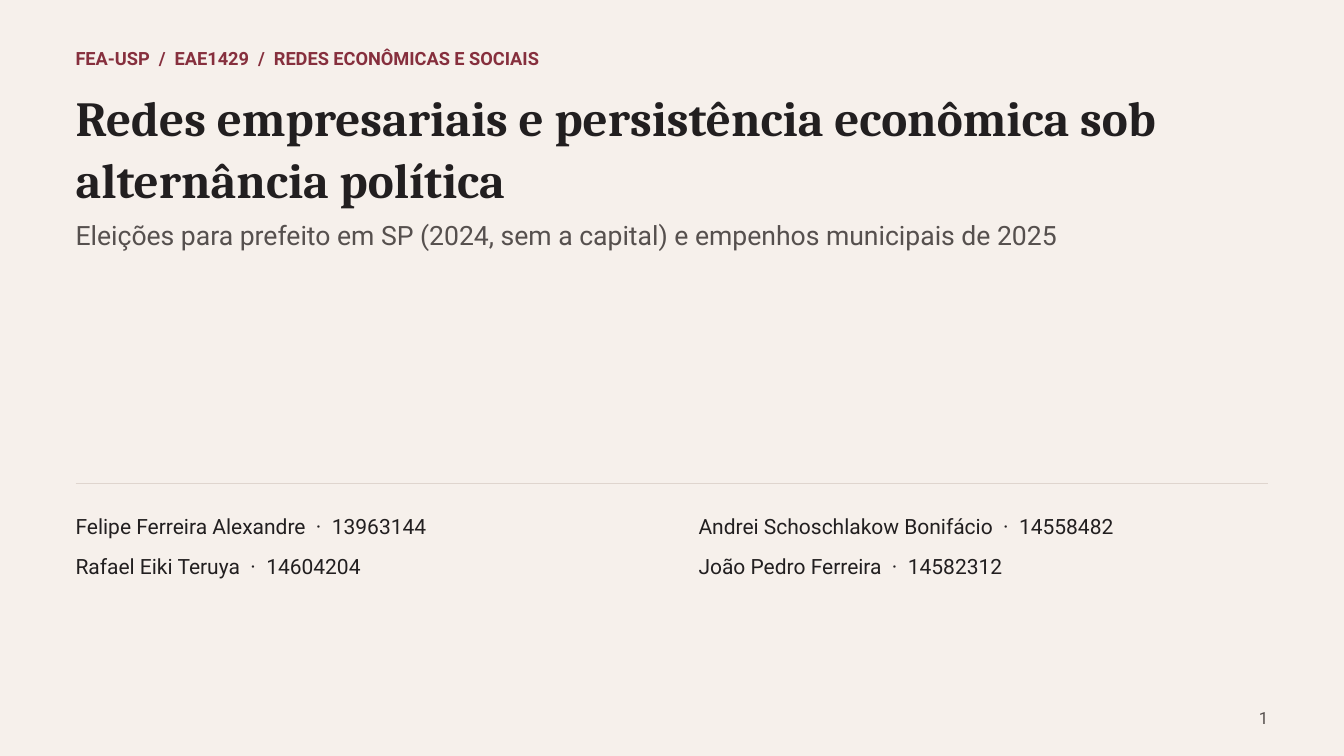
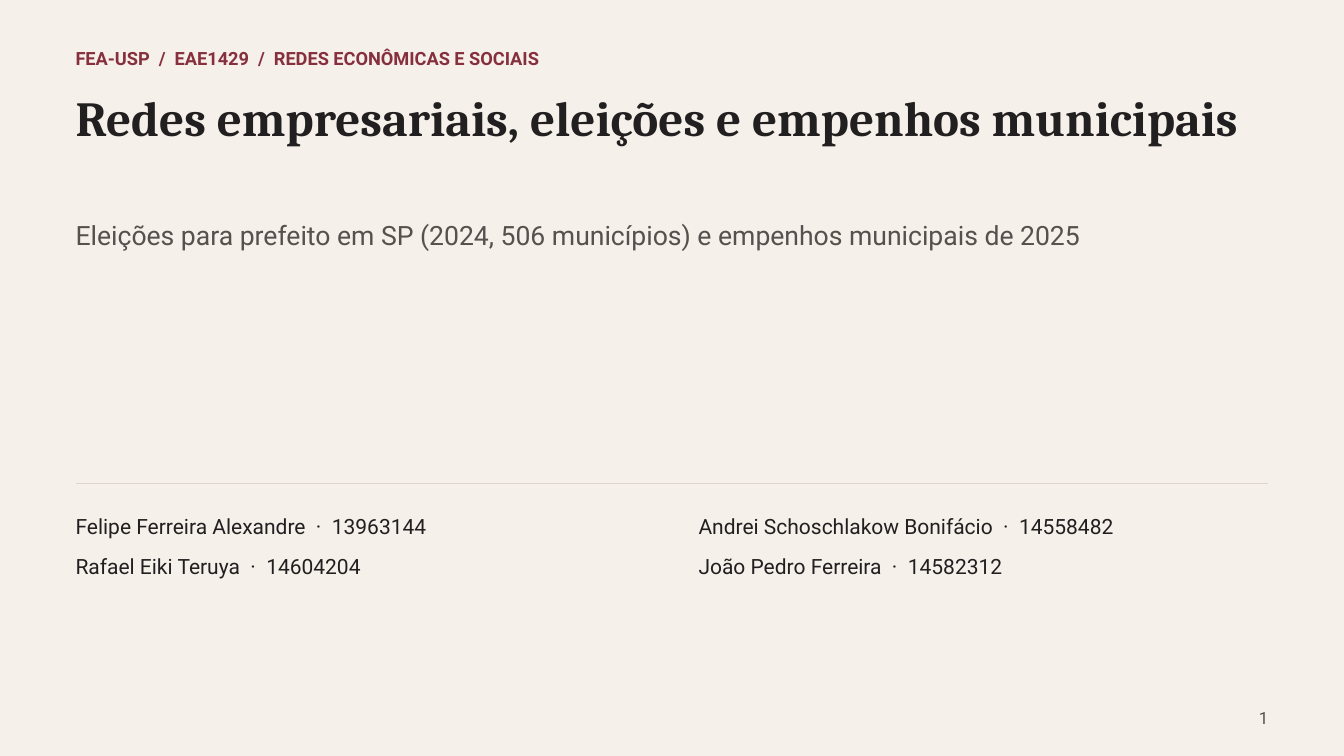
Before and after one commit to rafaelt0/redes-empresariais-alternancia-politica, a slide deck: slide 1 of output/deck.pptx. Drawn at 1344x756 pixels with LibreOffice and Linux fonts; fonts in the diff are those of the drawing. Boxes give left, top, right and bottom in pixels: in the first picture for what was removed or moved away, otherwise in the second. Text is boxed around its words. In the diff, an @@ line names an element or a change of style, - is before the commit and + after.

```diff
--- a/output/deck.pptx
+++ b/output/deck.pptx
@@ text at [76, 102, 1238, 147]: text changed @@
-Redes empresariais e persistência econômica sob alternância política
+Redes empresariais, eleições e empenhos municipais
@@ text at [76, 224, 1080, 251]: text changed @@
-Eleições para prefeito em SP (2024, sem a capital) e empenhos municipais de 2025
+Eleições para prefeito em SP (2024, 506 municípios) e empenhos municipais de 2025
```
Also in this commit, not shown: 7 other slides changed, 6 other files.
